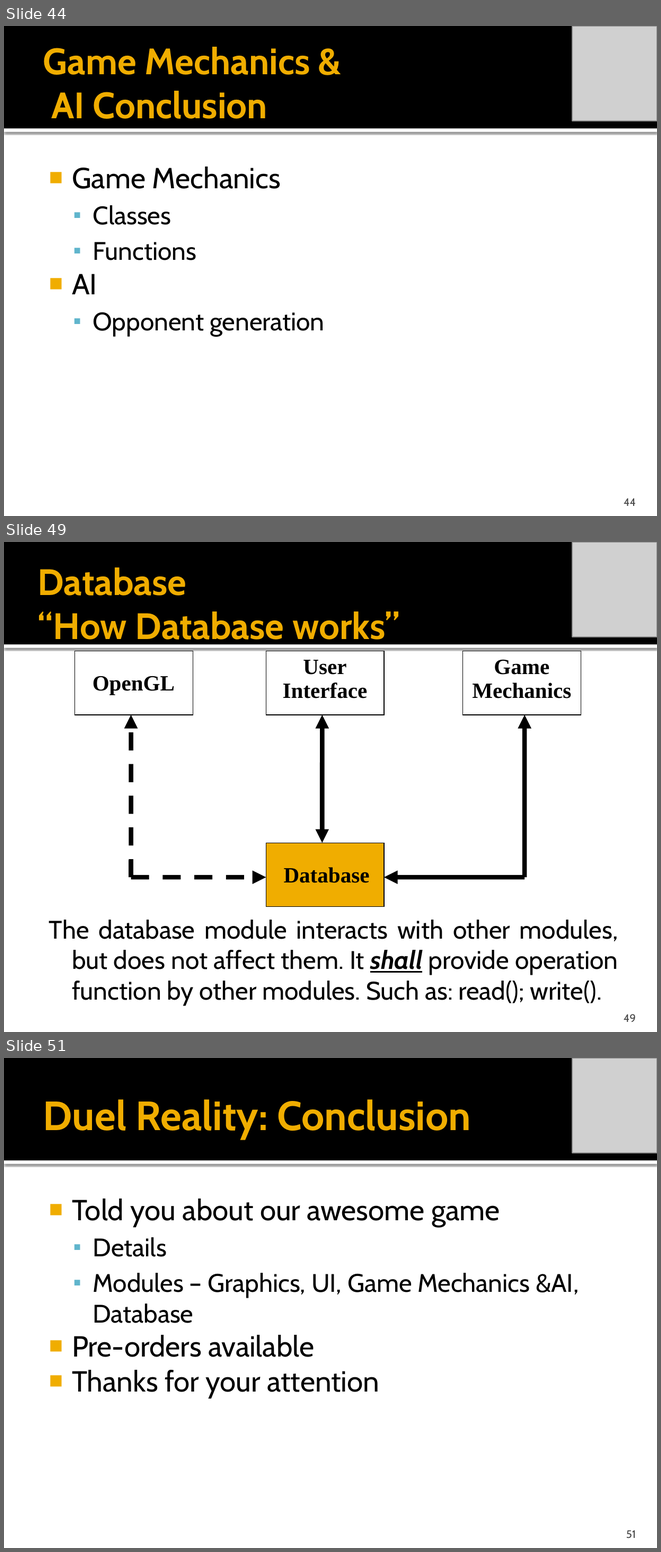
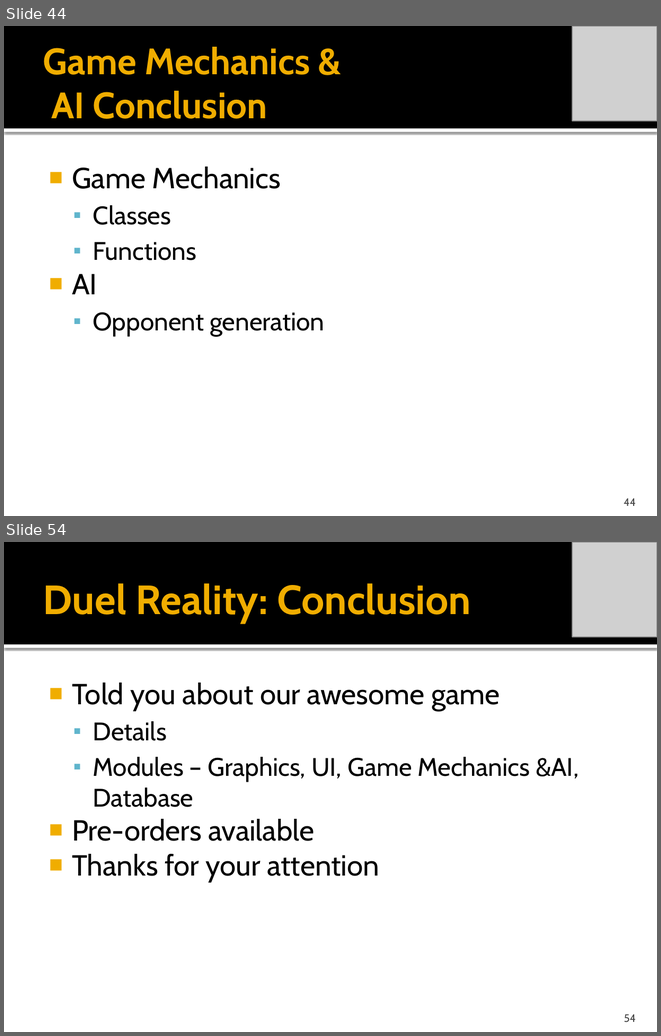
Before and after one commit to idxExtropy/duel-reality, a slide deck: Docs/DUEL REALITY .pptx. Shown one above the other, each under a label of ours: slides 44, 49 and 51 before the commit, slides 44 and 54 after it; the slides between them are not shown. The pictures are 661x1552 and 661x1036 pixels, drawn with LibreOffice and Linux fonts; fonts in the diff are those of the drawing; grey boxes stand for pictures. Boxes give left, top, right and bottom in pixels: in the first picture for what was removed or moved away, otherwise in the second. Text is boxed around its words. In the diff, an @@ line names an element or a change of style, - is before the commit and + after.

```diff
--- a/Docs/DUEL REALITY .pptx
+++ b/Docs/DUEL REALITY .pptx
@@ slide 49 removed at box(4, 542, 657, 1032), background #FFFFFF; not listed: 2 template elements that a slide beside it also shows @@
@@ picture removed at box(572, 542, 657, 637) @@
@@ title removed at box(38, 567, 400, 647) @@
-Database
-“How Database works”
@@ group removed at box(74, 651, 581, 906): 4 rectangles, 4 arrows, 4 texts, 1 double arrow @@
-Database
-OpenGL
-User
-Interface
-Game
-Mechanics
@@ text removed at box(49, 919, 618, 1005) @@
-The database module interacts with other modules, but does not affect them. It shall provide operation function by other modules. Such as: read(); write().
@@ page number removed at box(624, 1014, 636, 1022) @@
-49
@@ what was slide 51 is now slide 54 @@
@@ page number at box(624, 1014, 636, 1022): text changed @@
-51
+54
```
Also in this commit, not shown: 1 slide changed, 9 slides added, 5 other slides removed.
